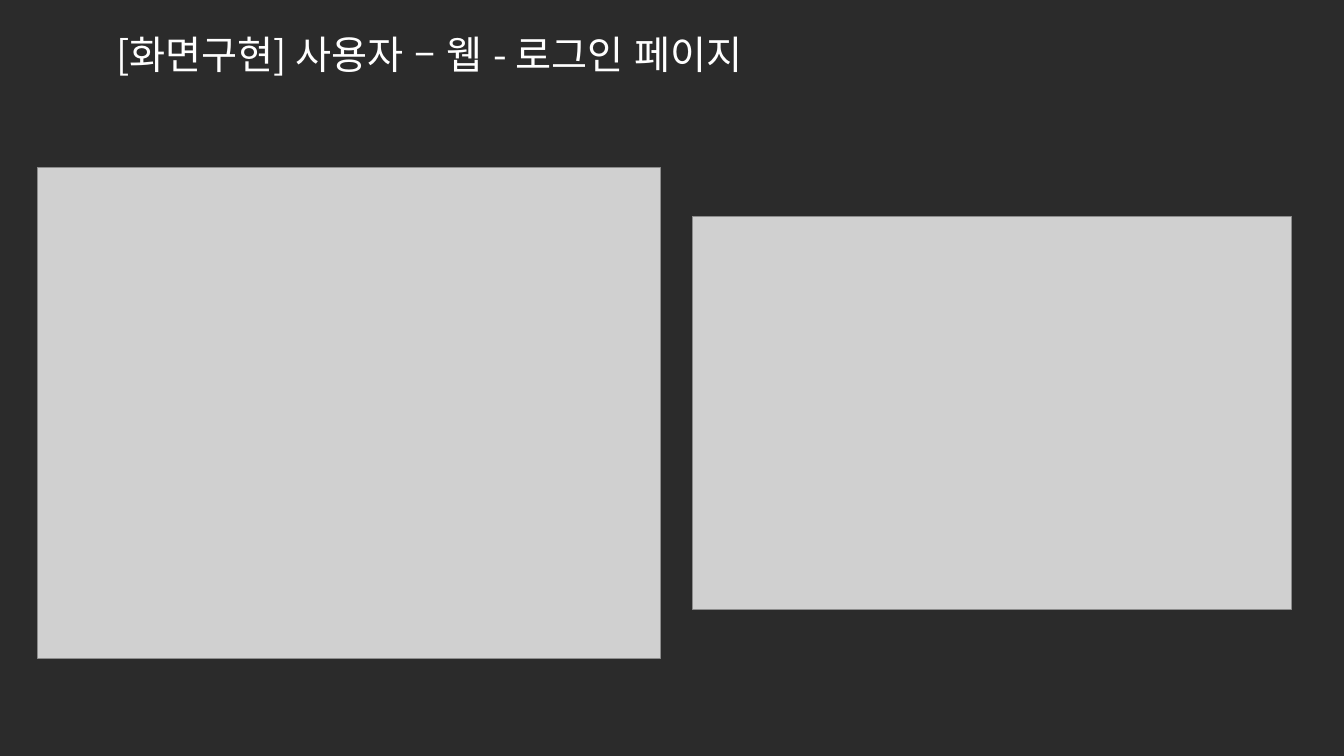
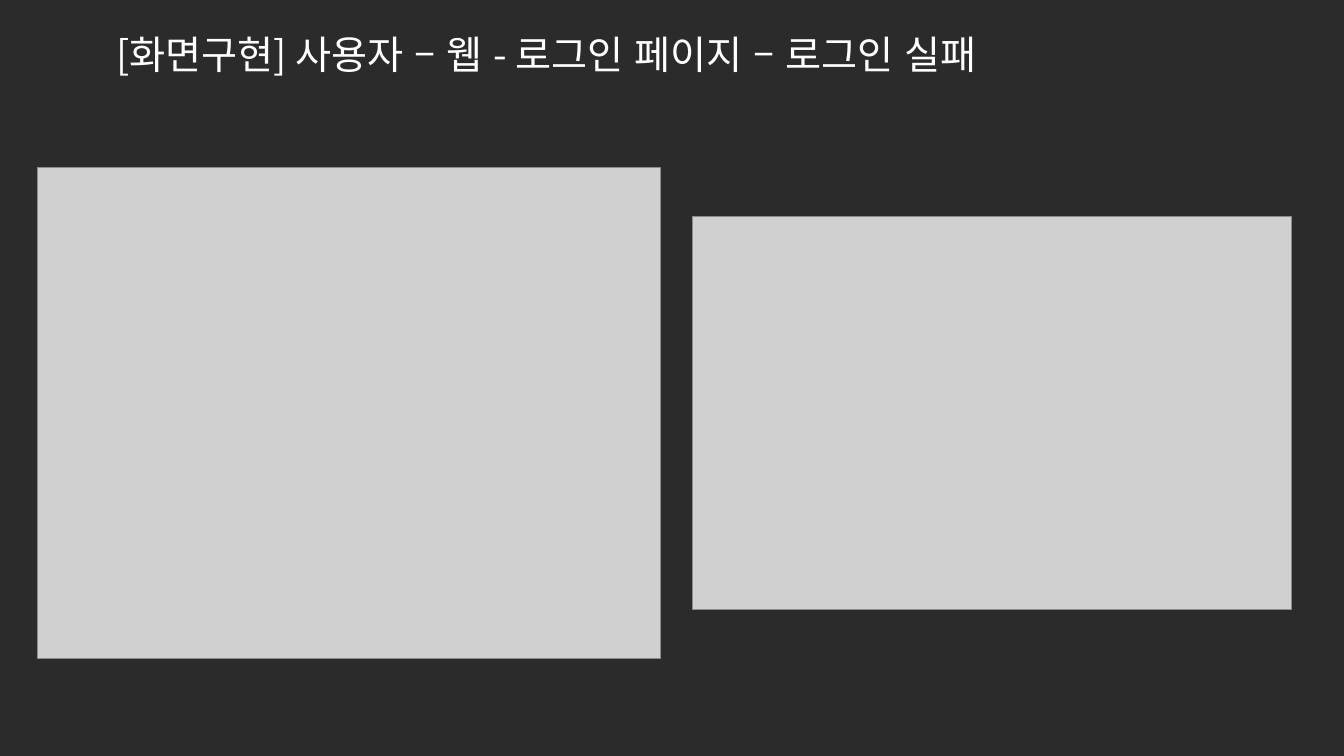
Before and after one commit to ezenteam2/e-Zone, a slide deck: slide 5 of 0 발표용 파워포인트/0424 4차발표/0424 project05 - 파워포인트 - 기범.pptx. Drawn at 1344x756 pixels with LibreOffice and Linux fonts; fonts in the diff are those of the drawing; grey boxes stand for pictures; background and template pictures are left out; a plain dark background stands for a picture behind light text. Boxes give left, top, right and bottom in pixels: in the first picture for what was removed or moved away, otherwise in the second. Text is boxed around its words. In the diff, an @@ line names an element or a change of style, - is before the commit and + after.

```diff
--- a/0 발표용 파워포인트/0424 4차발표/0424 project05 - 파워포인트 - 기범.pptx
+++ b/0 발표용 파워포인트/0424 4차발표/0424 project05 - 파워포인트 - 기범.pptx
@@ title at <box>116,36,977,76</box>: text changed @@
-[화면구현] 사용자 – 웹 - 로그인 페이지
+[화면구현] 사용자 – 웹 - 로그인 페이지 – 로그인 실패
```
Also in this commit, not shown: 16 slides added, 1 other file.
